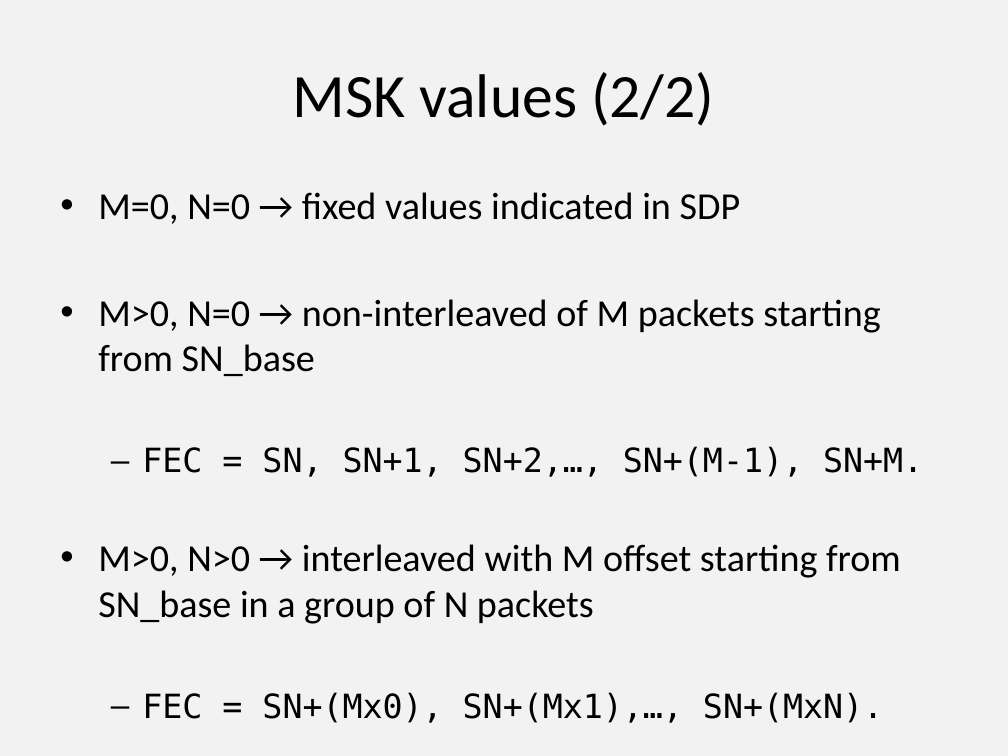
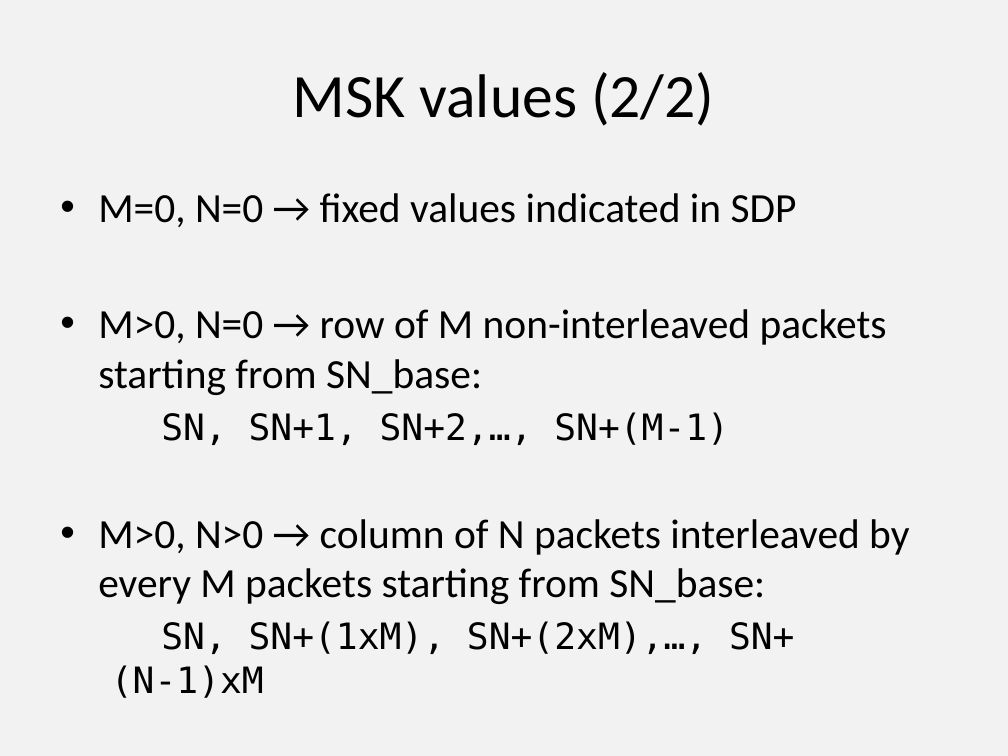
Before and after one commit to vr000m/payload-1d2d-parity-fec, a slide deck: slide 11 of 1d2d/presentations/91-avtcore-flexible-fec.pptx (slide 10 before the commit). Drawn at 1008x756 pixels with LibreOffice and Linux fonts; fonts in the diff are those of the drawing. Boxes give left, top, right and bottom in pixels: in the first picture for what was removed or moved away, otherwise in the second. Text is boxed around its words. In the diff, an @@ line names an element or a change of style, - is before the commit and + after.

```diff
--- a/1d2d/presentations/91-avtcore-flexible-fec.pptx
+++ b/1d2d/presentations/91-avtcore-flexible-fec.pptx
@@ text at (x1=98, y1=193, x2=797, y2=227): size 27.2 to 29.6 pt in "M=0, N=0 → fixed values indicated in ..." @@
@@ text at (x1=98, y1=309, x2=909, y2=654): text changed; size 27.2 to 29.6 pt @@
-• M>0, N=0 → non-interleaved of M packets starting from SN_base
-  – FEC = SN, SN+1, SN+2,…, SN+(M-1), SN+M.
-• M>0, N>0 → interleaved with M offset starting from SN_base in a group of N packets
-  – FEC = SN+(Mx0), SN+(Mx1),…, SN+(MxN).
+• M>0, N=0 → row of M non-interleaved packets starting from SN_base:
+  SN, SN+1, SN+2,…, SN+(M-1)
+• M>0, N>0 → column of N packets interleaved by every M packets starting from SN_base:
+  SN, SN+(1xM), SN+(2xM),…, SN+(N-1)xM
```
Also in this commit, not shown: 6 other slides changed, 2 slides added, 1 slide removed, 2 other files.
